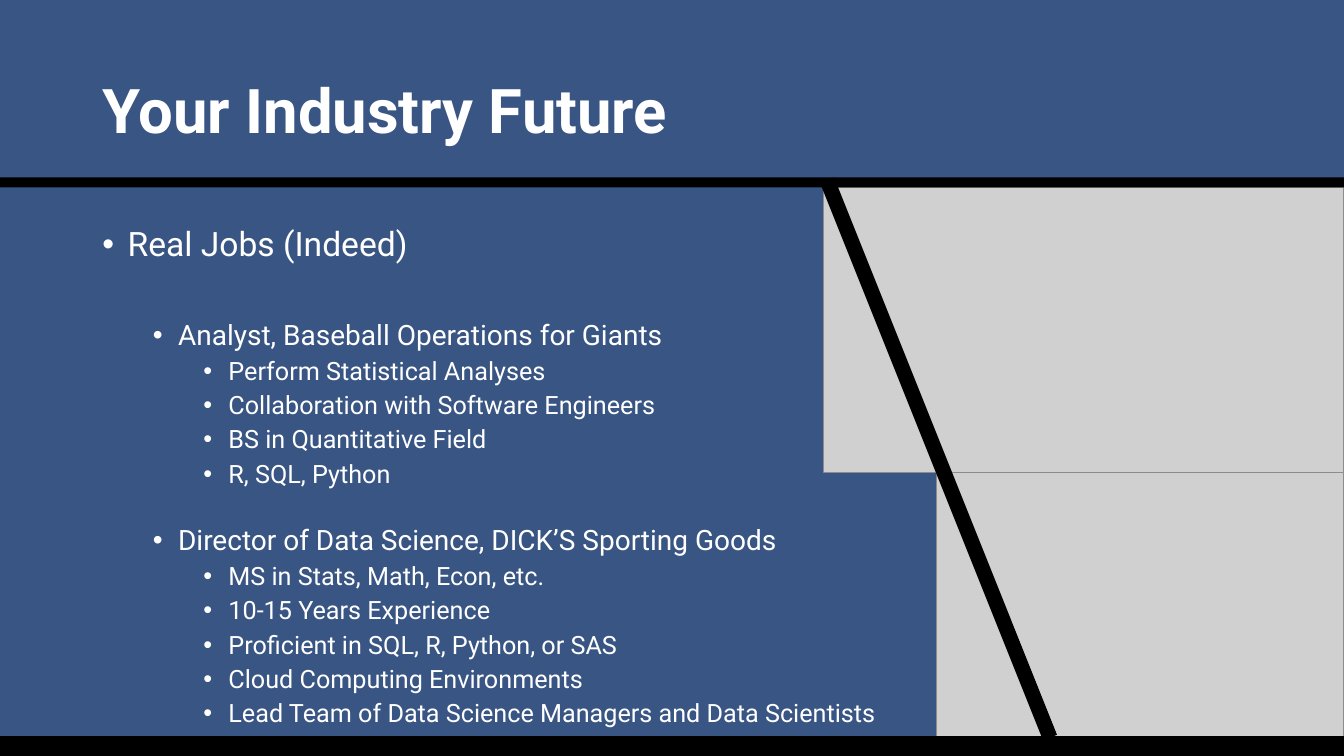
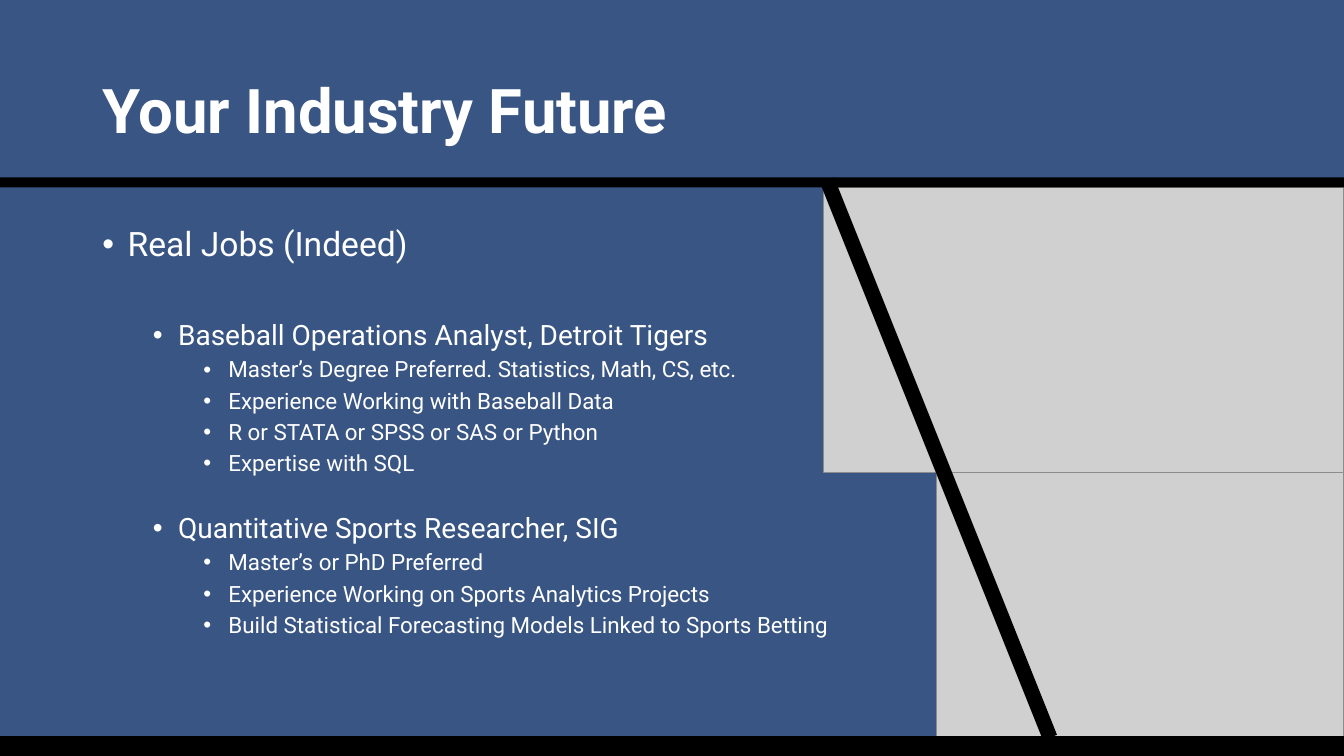
Before and after one commit to SuperMarioGiacomazzo/STOR538_WEBSITE, a slide deck: slide 21 of Slides/Sports Analytics 3/Sports_Analytics_3_Lecture.pptx. Drawn at 1344x756 pixels with LibreOffice and Linux fonts; fonts in the diff are those of the drawing; grey boxes stand for pictures. Boxes give left, top, right and bottom in pixels: in the first picture for what was removed or moved away, otherwise in the second. Text is boxed around its words. In the diff, an @@ line names an element or a change of style, - is before the commit and + after.

```diff
--- a/Slides/Sports Analytics 3/Sports_Analytics_3_Lecture.pptx
+++ b/Slides/Sports Analytics 3/Sports_Analytics_3_Lecture.pptx
@@ text at [178,324,828,638]: text changed; size 18 to 16 pt @@
-  • Analyst, Baseball Operations for Giants
-    • Perform Statistical Analyses
-    • Collaboration with Software Engineers
-    • BS in Quantitative Field
-    • R, SQL, Python
-  • Director of Data Science, DICK’S Sporting Goods
-    • MS in Stats, Math, Econ, etc.
-    • 10-15 Years Experience
-    • Proficient in SQL, R, Python, or SAS
-    • Cloud Computing Environments
-    • Lead Team of Data Science Managers and Data Scientists
+  • Baseball Operations Analyst, Detroit Tigers
+    • Master’s Degree Preferred. Statistics, Math, CS, etc.
+    • Experience Working with Baseball Data
+    • R or STATA or SPSS or SAS or Python
+    • Expertise with SQL
+  • Quantitative Sports Researcher, SIG
+    • Master’s or PhD Preferred
+    • Experience Working on Sports Analytics Projects
+    • Build Statistical Forecasting Models Linked to Sports Betting
```
Also in this commit, not shown: 5 other slides changed, 3 other files.
